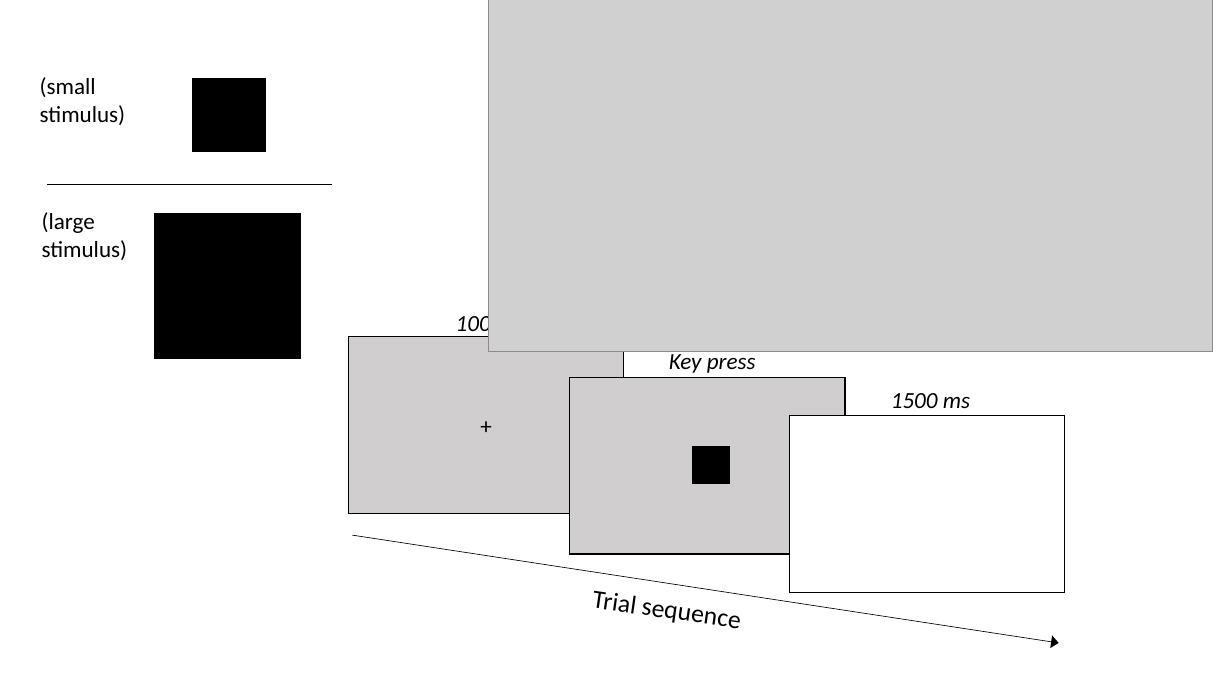
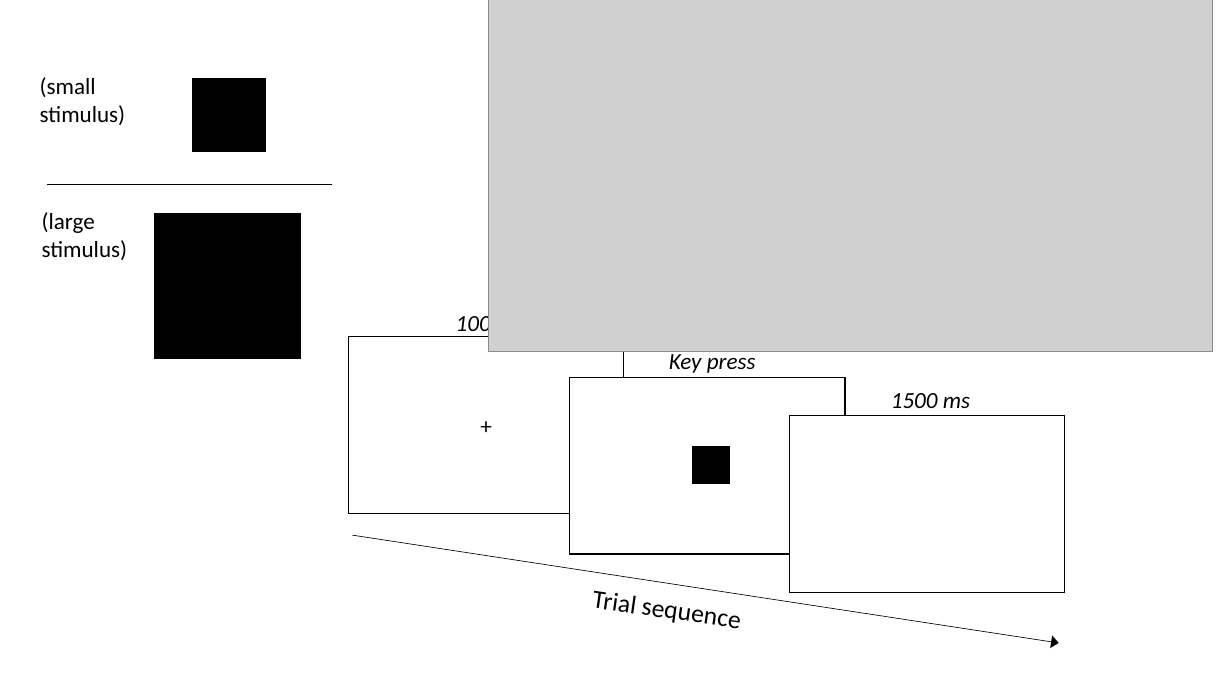
Before and after one commit to Group1XPLab2020/Size_and_Space_exp1_magpie_Replication, a slide deck: slide 1 of writing/01_experimentalDesign/images/graphics_for_illustrations.pptx. Drawn at 1232x693 pixels with LibreOffice and Linux fonts; fonts in the diff are those of the drawing; grey boxes stand for pictures. Boxes give left, top, right and bottom in pixels: in the first picture for what was removed or moved away, otherwise in the second. Text is boxed around its words. In the diff, an @@ line names an element or a change of style, - is before the commit and + after.

```diff
--- a/writing/01_experimentalDesign/images/graphics_for_illustrations.pptx
+++ b/writing/01_experimentalDesign/images/graphics_for_illustrations.pptx
@@ rectangle "+" at box(348, 337, 624, 514): fill #D0CECE to #FFFFFF @@
@@ rectangle at box(570, 377, 846, 554): fill #D0CECE to #FFFFFF @@
```
Also in this commit, not shown: 4 other files.
